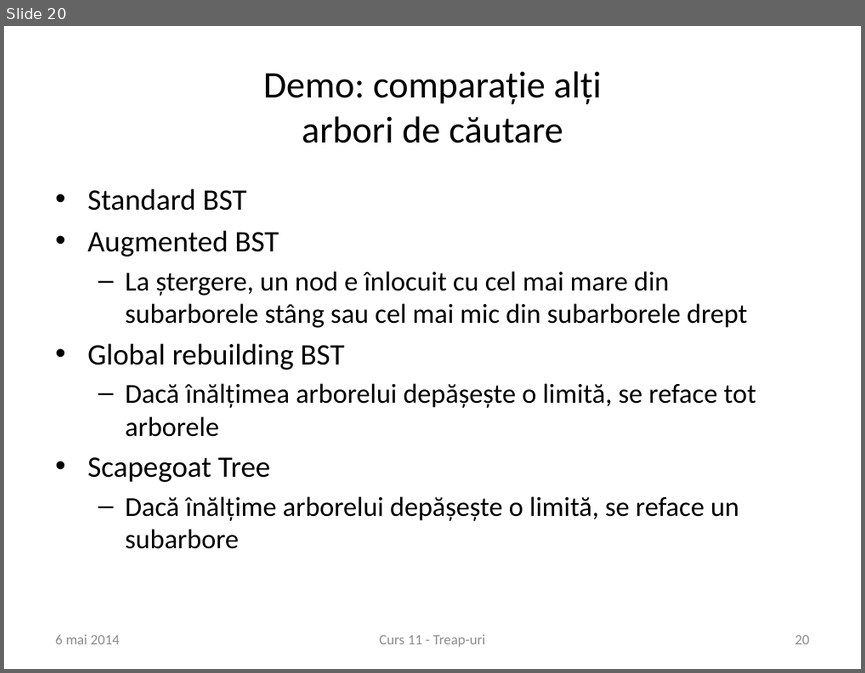
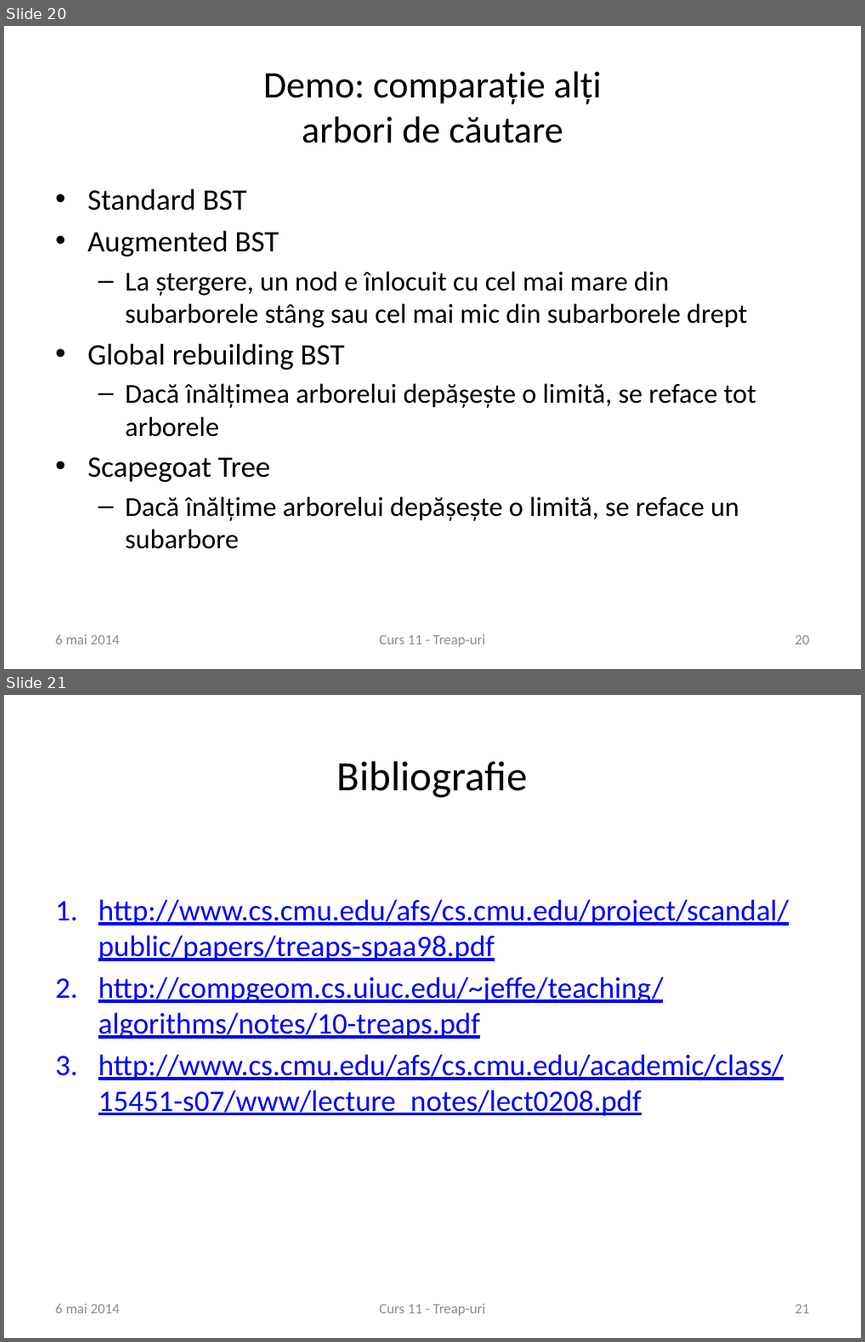
Before and after one commit to andreiparvu/treaps, a slide deck: curs11.pptx. Shown one above the other, each under a label of ours: slide 20 before the commit, slides 20 and 21 after it. The pictures are 865x673 and 865x1342 pixels, drawn with LibreOffice and Linux fonts; fonts in the diff are those of the drawing; background and template pictures are left out. Boxes give left, top, right and bottom in pixels: in the first picture for what was removed or moved away, otherwise in the second. Text is boxed around its words. In the diff, an @@ line names an element or a change of style, - is before the commit and + after.

```diff
--- a/curs11.pptx
+++ b/curs11.pptx
@@ slide 21 added at box(4, 695, 861, 1338), background #FFFFFF @@
@@ title added at box(337, 761, 528, 798), 35 pt, text #000000 @@
+Bibliografie
@@ text added at box(98, 899, 789, 1116), 25 pt, text #0000FF, underline @@
+1. http://www.cs.cmu.edu/afs/cs.cmu.edu/project/scandal/public/papers/treaps-spaa98.pdf
+2. http://compgeom.cs.uiuc.edu/~jeffe/teaching/algorithms/notes/10-treaps.pdf
+3. http://www.cs.cmu.edu/afs/cs.cmu.edu/academic/class/15451-s07/www/lecture_notes/lect0208.pdf
@@ text added at box(55, 1303, 120, 1313), 12 pt, text #8C8C8C @@
+6 mai 2014
@@ text added at box(379, 1303, 486, 1315), 12 pt, text #8C8C8C @@
+Curs 11 - Treap-uri
@@ page number added at box(794, 1304, 809, 1313), 12 pt, text #8C8C8C @@
+21
```
Also in this commit, not shown: 9 slides changed.
